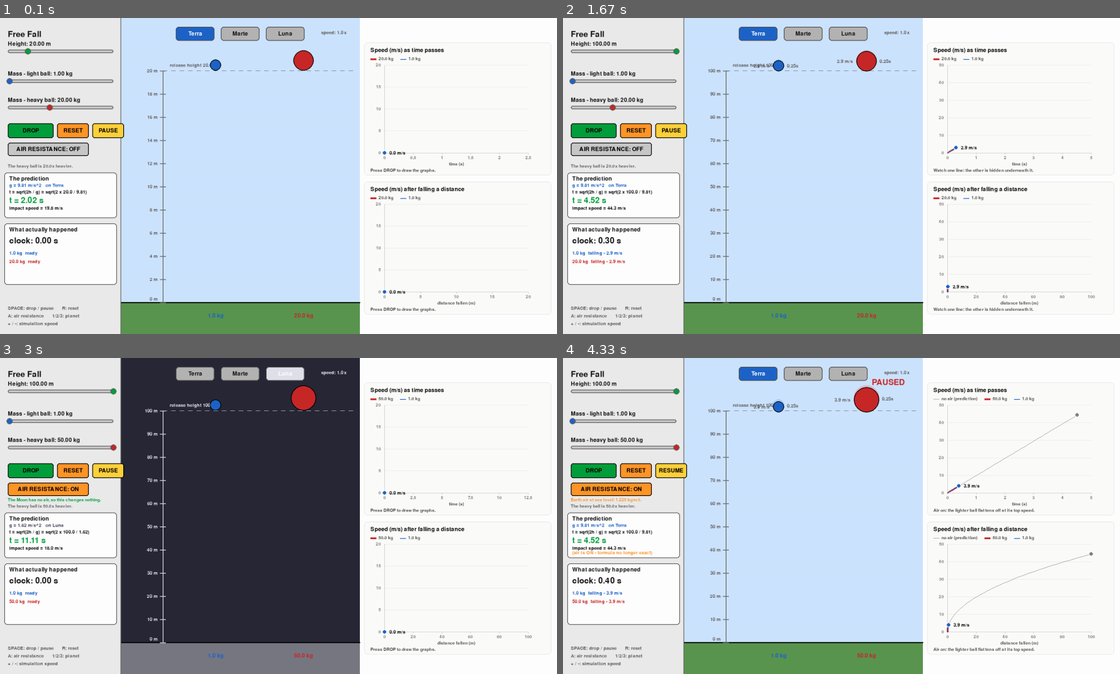
Above: before the commit, frames 1-4 (two rows, left to right).
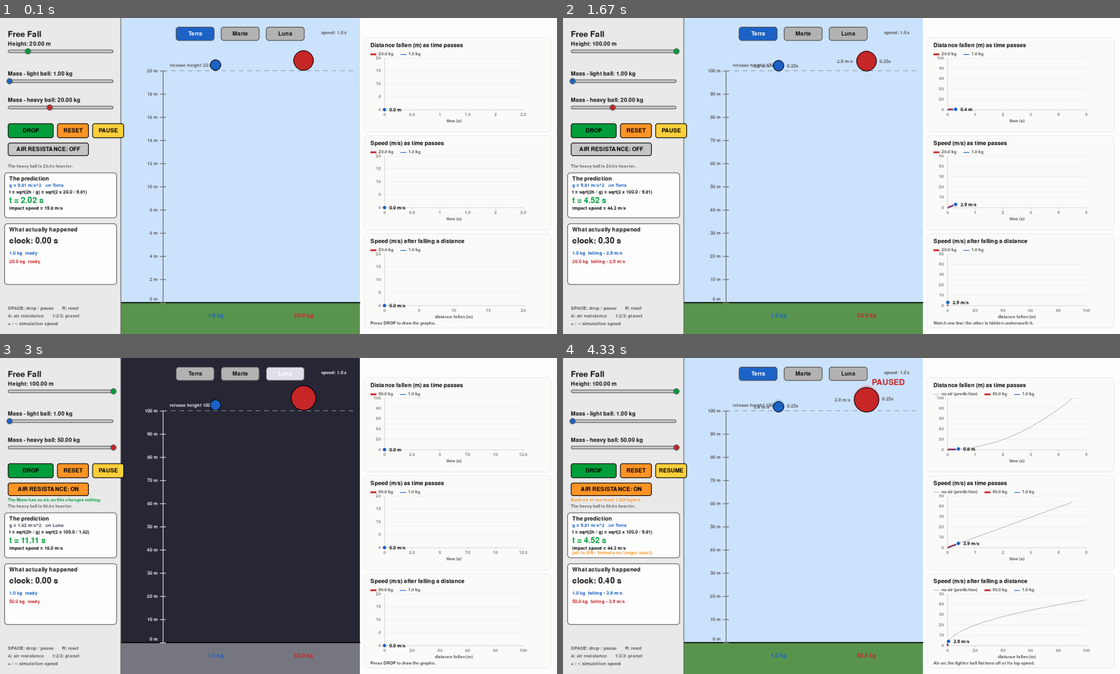
Above: after the commit, the same moments.

Repository: mihaigociu/physics-simulations
Game: pygame game, started from free_fall_simulation.py
The game is run twice, just before and just after one commit, with the same random seed, the same clock (stepped at 60 frames per second) and the same inputs.
Inputs (mouse positions are in pixels of both pictures, inside the frame that each line leads up to):
- Up to frame 1 (0.1 s): no input
- Up to frame 2 (1.67 s): click "DROP" at 0.38 s; tap 1 at 0.67 s; press the mouse at (624, 49) at 1.03 s; move the mouse to (685, 62) at 1.13 s; release the mouse at (746, 71) at 1.27 s; press the mouse at (596, 131) at 1.37 s; move the mouse to (691, 179) at 1.47 s; release the mouse at (785, 226) at 1.6 s
- Up to frame 3 (3 s): click (66, 493) at 1.72 s; press the mouse at (33, 471) at 2.03 s; move the mouse to (228, 550) at 2.13 s; release the mouse at (428, 629) at 2.27 s; press the mouse at (284, 373) at 2.37 s; move the mouse to (189, 395) at 2.47 s; release the mouse at (94, 418) at 2.6 s; press the mouse at (61, 446) at 2.7 s; move the mouse to (194, 459) at 2.8 s; release the mouse at (328, 471) at 2.93 s
- Up to frame 4 (4.33 s): press the mouse at (596, 471) at 3.03 s; move the mouse to (629, 493) at 3.13 s; release the mouse at (668, 519) at 3.27 s; press the mouse at (757, 373) at 3.37 s; move the mouse to (830, 459) at 3.47 s; release the mouse at (902, 544) at 3.6 s; tap Space at 3.67, 4.07 s

The runs differ from the first frame. In frame 1, 2.0% of the frame differs, in the area x 66-96%, y 7-98%; in frame 2, 2.2%; in frame 3, 2.1%; in frame 4, 2.7%.

Commit message:
Add distance-vs-time chart and fix chart label collisions
Third chart plots distance fallen against time - the h = 1/2*g*t^2 parabola,
which answers "where is it?" alongside the two speed charts. It shares its x
axis and plot geometry with the speed-vs-time chart directly below it, so the
two can be read against each other at any moment.

Chart cards are now 269px to fit three in the column, and the footnote is
drawn once under the bottom card instead of repeated under all three.

End-label placement rewritten: the previous version nudged labels vertically
only, which broke on the new chart where both balls reach the same distance
at different times. Each label now tries four spots around its marker
(right, left, above, below), skipping any that would leave the card or hit
another label or marker, and is dropped entirely if none is free - the
legend still carries identity. The two labels merge into one only when the
series end on the same pixel with the same value, not merely the same text.
The no-air reference line no longer draws an end dot; it is context, not a
series to track.

Co-Authored-By: Claude Opus 5 (1M context) <noreply@anthropic.com>

Diff:
--- a/free_fall_simulation.py
+++ b/free_fall_simulation.py
@@ -267,8 +267,8 @@
     ends - never a number on every point.
     """
 
-    PAD_LEFT, PAD_RIGHT = 58, 66
-    PAD_TOP, PAD_BOTTOM = 64, 64
+    PAD_LEFT, PAD_RIGHT = 58, 80
+    PAD_TOP, PAD_BOTTOM = 58, 64
 
     def __init__(self, rect, title, x_label):
         self.rect = pygame.Rect(rect)
@@ -362,55 +362,55 @@
                              plot.bottom + 26))
 
     def _draw_ends(self, screen, fonts, series, x_max, y_max):
-        """End markers plus direct labels, with leader lines if they collide."""
-        ends = []
+        """End markers plus direct labels, placed so they never overlap.
+
+        Two series can end on the same pixel (a vacuum tie), at the same
+        height but different times, or hard against the axis end - so each
+        label tries four spots around its marker and is dropped entirely if
+        none is free. The legend still carries identity in that case.
+        """
+        ends, markers = [], []
         for spec in series:
             if not spec["points"]:
                 continue
             x, y = spec["points"][-1]
             px, py = self.to_px(x, y, x_max, y_max)
-            pygame.draw.circle(screen, CHART_SURFACE, (px, py), 7)
-            pygame.draw.circle(screen, spec["color"], (px, py), 5)
+            if spec.get("marker", True):
+                pygame.draw.circle(screen, CHART_SURFACE, (px, py), 7)
+                pygame.draw.circle(screen, spec["color"], (px, py), 5)
+                markers.append((px, py))
             if spec.get("end_text"):
-                ends.append({"px": px, "py": py, "text": spec["end_text"],
-                             "color": spec["color"]})
+                ends.append({"px": px, "py": py, "text": spec["end_text"]})
 
         if not ends:
             return
 
-        # Two identical values land on the same pixel: one shared label is
-        # honest and readable, where two stacked labels would just be noise.
-        if len(ends) == 2 and ends[0]["text"] == ends[1]["text"]:
-            e = ends[0]
+        # Same pixel and same value: one shared label, not two stacked copies
+        if (len(ends) == 2 and ends[0]["text"] == ends[1]["text"]
+                and abs(ends[0]["px"] - ends[1]["px"]) <= 3
+                and abs(ends[0]["py"] - ends[1]["py"]) <= 3):
+            ends = ends[:1]
+
+        placed = []
+        for e in sorted(ends, key=lambda d: d["py"]):
             label = fonts["small"].render(e["text"], True, INK_PRIMARY)
-            screen.blit(label, (self._label_x(e["px"], label.get_width()),
-                                e["py"] - label.get_height() // 2))
-            return
-
-        ends.sort(key=lambda e: e["py"])
-        placed = []
-        for e in ends:
-            label = fonts["small"].render(e["text"], True, INK_PRIMARY)
-            ly = e["py"] - label.get_height() // 2
-            for prev in placed:
-                if abs(ly - prev) < label.get_height() + 2:
-                    ly = prev + label.get_height() + 2
-            placed.append(ly)
-            lx = self._label_x(e["px"], label.get_width())
-            anchor_y = ly + label.get_height() // 2
-            if abs(anchor_y - e["py"]) > 3:
-                # Leader line keeps a nudged label attached to its own line
-                side = 6 if lx > e["px"] else -6
-                pygame.draw.line(screen, e["color"], (e["px"] + side, e["py"]),
-                                 (lx + (0 if side > 0 else label.get_width()),
-                                  anchor_y), 1)
-            screen.blit(label, (lx, ly))
-
-    def _label_x(self, px, label_width):
-        """Keep a direct label inside the card: flip it left if it would spill."""
-        if px + 14 + label_width > self.rect.right - 10:
-            return px - 14 - label_width
-        return px + 14
+            w, h = label.get_size()
+            px, py = e["px"], e["py"]
+            for cx, cy in ((px + 14, py - h // 2),        # right of marker
+                           (px - 14 - w, py - h // 2),    # left
+                           (px - w // 2, py - 16 - h),    # above
+                           (px - w // 2, py + 16)):       # below
+                rect = pygame.Rect(cx, cy, w, h)
+                if not self.rect.contains(rect.inflate(8, 8)):
+                    continue
+                if any(rect.colliderect(r) for r in placed):
+                    continue
+                if any(rect.inflate(8, 8).collidepoint(m) for m in markers
+                       if m != (px, py)):
+                    continue
+                placed.append(rect)
+                screen.blit(label, (cx, cy))
+                break
 
 
 class FreeFallSimulation:
@@ -438,11 +438,17 @@
         # Charts. Two separate plots, each with a single y-axis - a velocity
         # and a distance scale must never share one axis.
         chart_x, chart_w = self.drop_right + 12, WIDTH - self.drop_right - 28
+        chart_h, chart_gap, chart_y0 = 269, 10, 56
+        # The first two share the time axis and have identical plot
+        # geometry, so they can be read against each other vertically.
+        self.fall_time_chart = Chart(
+            (chart_x, chart_y0, chart_w, chart_h),
+            "Distance fallen (m) as time passes", "time (s)")
         self.speed_time_chart = Chart(
-            (chart_x, 70, chart_w, 378),
+            (chart_x, chart_y0 + chart_h + chart_gap, chart_w, chart_h),
             "Speed (m/s) as time passes", "time (s)")
         self.speed_height_chart = Chart(
-            (chart_x, 466, chart_w, 378),
+            (chart_x, chart_y0 + 2 * (chart_h + chart_gap), chart_w, chart_h),
             "Speed (m/s) after falling a distance", "distance fallen (m)")
         self.axis = {"t": 1.0, "t_step": 0.5, "v": 1.0, "v_step": 0.5,
                      "h": 1.0, "h_step": 0.5}
@@ -843,7 +849,9 @@
         pygame.draw.rect(self.screen, color, box.inflate(30, 18), 3, border_radius=8)
         self.screen.blit(surf, box)
 
-    def _series(self, value_index, x_index):
+    SAMPLE_T, SAMPLE_V, SAMPLE_H = 0, 1, 2
+
+    def _series(self, x_index, y_index):
         """Build the chart series: heavy line first, light line on top of it.
 
         In a vacuum the two curves are identical and sit on exactly the same
@@ -859,26 +867,26 @@
         if self.has_air():
             # With air on, the no-air prediction becomes real context: it shows
             # how far each ball now falls short of it.
-            g, h = self.gravity, self.drop_height
+            g = self.gravity
             ideal = []
             steps = 40
             for i in range(steps + 1):
                 t = self.predicted_time() * i / steps
-                v = g * t
-                fallen = 0.5 * g * t * t
-                ideal.append((t if x_index == 0 else fallen, v))
+                ideal_sample = (t, g * t, 0.5 * g * t * t)
+                ideal.append((ideal_sample[x_index], ideal_sample[y_index]))
             series.append({"points": ideal, "color": INK_MUTED, "width": 1,
-                           "label": "no air (prediction)"})
-
+                           "label": "no air (prediction)", "marker": False})
+
+        unit = "m" if y_index == self.SAMPLE_H else "m/s"
         for ball, width in ((heavy, 5), (light, 2)):
-            points = [(sample[x_index], sample[value_index])
+            points = [(sample[x_index], sample[y_index])
                       for sample in ball.samples]
             series.append({
                 "points": points,
                 "color": ball.color,
                 "width": width,
                 "label": f"{ball.mass:.1f} kg",
-                "end_text": f"{ball.v:.1f} m/s",
+                "end_text": f"{points[-1][1]:.1f} {unit}" if points else None,
             })
         return series
 
@@ -894,18 +902,27 @@
         return "Watch one line: the other is hidden underneath it."
 
     def draw_charts(self):
-        note = self._chart_note()
+        # Distance fallen vs time: a parabola, because h = 1/2*g*t^2 - the
+        # ball covers far more ground in its last second than its first.
+        self.fall_time_chart.draw(
+            self.screen, self.chart_fonts,
+            self._series(self.SAMPLE_T, self.SAMPLE_H),
+            self.axis["t"], self.axis["t_step"],
+            self.axis["h"], self.axis["h_step"])
         # Speed vs time: a straight line, because the speed grows by the same
         # amount every second.
         self.speed_time_chart.draw(
-            self.screen, self.chart_fonts, self._series(1, 0),
+            self.screen, self.chart_fonts,
+            self._series(self.SAMPLE_T, self.SAMPLE_V),
             self.axis["t"], self.axis["t_step"],
-            self.axis["v"], self.axis["v_step"], note=note)
-        # Speed vs distance fallen: a curve, because v = sqrt(2gh).
+            self.axis["v"], self.axis["v_step"])
+        # Speed vs distance fallen: a curve, because v = sqrt(2gh). The note
+        # is drawn once here rather than repeated under all three cards.
         self.speed_height_chart.draw(
-            self.screen, self.chart_fonts, self._series(1, 2),
+            self.screen, self.chart_fonts,
+            self._series(self.SAMPLE_H, self.SAMPLE_V),
             self.axis["h"], self.axis["h_step"],
-            self.axis["v"], self.axis["v_step"], note=note)
+            self.axis["v"], self.axis["v_step"], note=self._chart_note())
 
     def draw_status(self):
         ink = self.scene_ink()
Not shown, changed: README.md
Not shown, changed: FALLING_OBJECTS.md
Not shown, changed: FALLING_OBJECTS_RO.md
